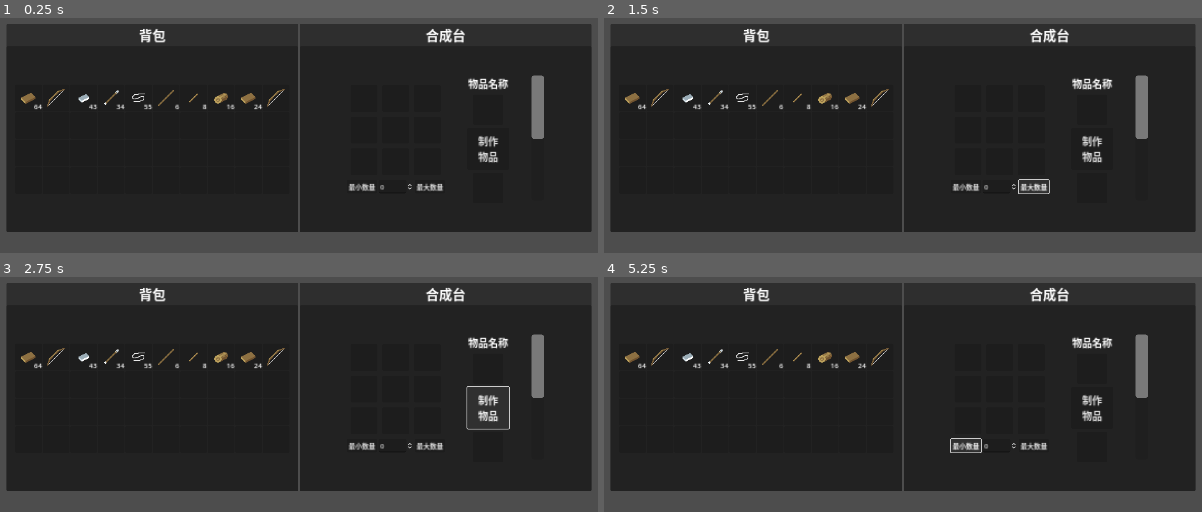
Above: before the commit, frames 1-4 (two rows, left to right).
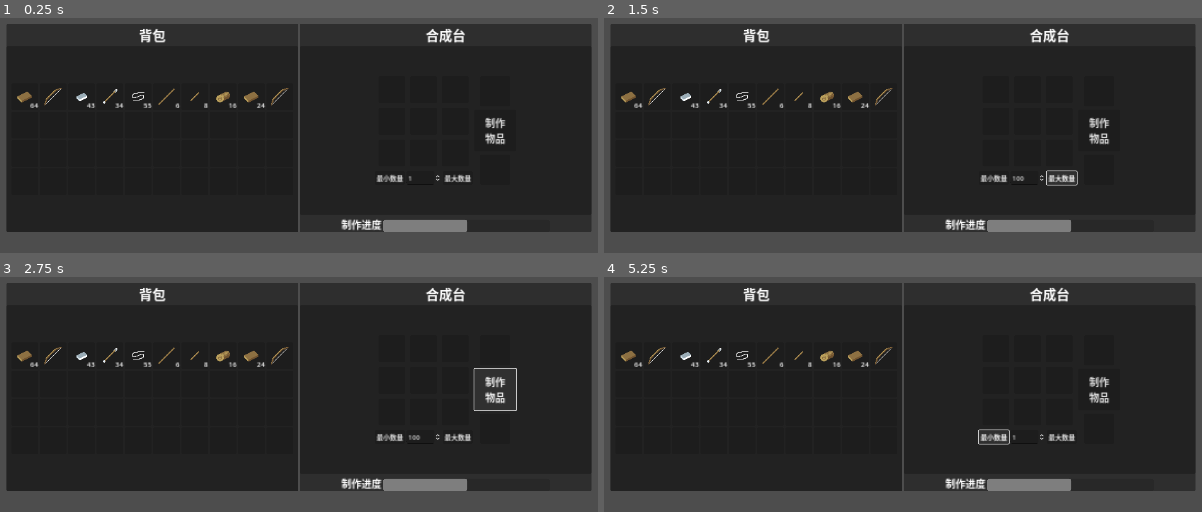
Above: after the commit, the same moments.

Repository: DeerLuuu/Backpack-and-synthesis-system
Game: Godot game, scene res://scene/world/world.tscn
Two runs of this game, one before a commit and one after it. Both use one fixed random seed, a clock stepped at 60 frames per second and the inputs below.
Inputs:
- Up to frame 1 (0.25 s): no input
- Up to frame 2 (1.5 s): click "最小数量" at 0.5 s; click "最大数量" at 1.25 s
- Up to frame 3 (2.75 s): click "制作 物品" at 2 s
- Up to frame 4 (5.25 s): click "最小数量" at 2.75 s; click "最大数量" at 3.5 s; click "制作 物品" at 4.25 s; click "最小数量" at 5 s

The runs differ from the first frame. In frame 1, 3.6% of the frame differs, in the area x 2-91%, y 24-92%; in frame 2, 3.8%; in frame 3, 3.9%; in frame 4, 3.8%.

Commit message:
完善了合成系统的逻辑

Diff:
--- a/project.godot
+++ b/project.godot
@@ -42,3 +42,13 @@
 "events": [Object(InputEventMouseButton,"resource_local_to_scene":false,"resource_name":"","device":-1,"window_id":0,"a …(256 unchanged characters)…
 ]
 }
+inventory={
+"deadzone": 0.5,
+"events": [Object(InputEventKey,"resource_local_to_scene":false,"resource_name":"","device":-1,"window_id":0,"alt_pressed":false,"shift_pressed":false,"ctrl_pressed":false,"meta_pressed":false,"pressed":false,"keycode":0,"physical_keycode":69,"key_label":0,"unicode":101,"location":0,"echo":false,"script":null)
+]
+}
+interact={
+"deadzone": 0.5,
+"events": [Object(InputEventKey,"resource_local_to_scene":false,"resource_name":"","device":-1,"window_id":0,"alt_pressed":false,"shift_pressed":false,"ctrl_pressed":false,"meta_pressed":false,"pressed":false,"keycode":0,"physical_keycode":70,"key_label":0,"unicode":102,"location":0,"echo":false,"script":null)
+]
+}
--- a/scene/ui/slot.gd
+++ b/scene/ui/slot.gd
@@ -68,7 +68,7 @@
 	count_label.hide()
 	count_label.text = ""
 
-func set_slot_panel(_slot : BaseSlot) -> void:
+func set_slot_panel(_slot : BaseSlot = slot) -> void:
 	if _slot.item:
 		if _slot.item.item_texture:
 			slot_texture.texture = _slot.item.item_texture
--- a/scene/world/craft_interface.gd
+++ b/scene/world/craft_interface.gd
@@ -19,7 +19,11 @@
 #region 变量
 var current_craft_table : Dictionary
 @onready var slot_panel_container_9: SlotPanelContainer = %SlotPanelContainer9
-@onready var timer: Timer = $"../../Timer"
+@onready var slot_panel_container_10: SlotPanelContainer = %SlotPanelContainer10
+@onready var craft_button: Button = %CraftButton
+@onready var craft_item_count_spin: SpinBox = %CraftItemCountSpin
+
+var craft_item_count : int = 0
 #endregion
 
 # TODO 合成台UI ===============>虚方法<===============
@@ -32,8 +36,9 @@
 		i.slot_clicked.connect(Global._on_slot_clicked)
 		i.slot_clicked.connect(_on_slot_clicked)
 
-	slot_panel_container_9.slot_clicked.connect(_on_take_slot)
 	slot_panel_container_9.slot_clicked.connect(Global._on_slot_clicked)
+	slot_panel_container_10.slot_clicked.connect(Global._on_slot_clicked)
+	slot_panel_container_10.slot_clicked.connect(_on_slot_clicked)
 
 	Global.craft_table = Global.THREE.craft_table_dic
 	Global.item_table = Global.THREE.item_table_dic
@@ -75,26 +80,49 @@
 		var item_path : String = Global.item_table[item_name]
 
 		var item : BaseItem = load(item_path)
-		if slot_panel_container_9.slot.count >= 1:
-			slot_panel_container_9.slot.count += 1
-			slot_panel_container_9.set_slot_panel(slot_panel_container_9.slot)
+		var slot : BaseSlot = BaseSlot.new()
+		slot.count = 1
+		slot.item = item
+		slot_panel_container_9.slot = slot
+		craft_item_max_value()
+	else :
+		var slot : BaseSlot = BaseSlot.new()
+		slot_panel_container_9.slot = slot
+
+func _on_craft_button_pressed() -> void:
+	if slot_panel_container_9.slot.has_item():
+		for i : SlotPanelContainer in get_children():
+			if i.slot.count > 0:
+				i.slot.count -= craft_item_count
+				i.set_slot_panel()
+
+		if slot_panel_container_10.slot.has_item():
+			slot_panel_container_10.slot.count += craft_item_count
+			slot_panel_container_10.set_slot_panel()
 		else :
-			var slot : BaseSlot = BaseSlot.new()
-			slot.count = 1
-			slot.item = item
-			slot_panel_container_9.slot = slot
+			slot_panel_container_10.slot = slot_panel_container_9.slot.duplicate()
+			slot_panel_container_10.slot.count = craft_item_count
+			slot_panel_container_10.set_slot_panel()
 
+func _on_craft_item_count_spin_value_changed(value: float) -> void:
+	craft_item_count = value
 
-func _on_take_slot(_slot_index : int, mouse_button : int, _backpack : Node) -> void:
-	if mouse_button == 0:
-		if slot_panel_container_9.slot.has_item():
-			for i : SlotPanelContainer in get_children():
-				if i.slot.count > 0:
-					i.slot.count -= 1
-					i.set_slot_panel(i.slot)
+func _on_min_count_button_pressed() -> void:
+	craft_item_count_spin.value = 1
+
+func _on_max_count_button_pressed() -> void:
+	craft_item_count_spin.value = craft_item_count_spin.max_value
 #endregion
 
 # TODO 合成台UI ===============>工具方法<===============
 #region 工具方法
-
+func craft_item_max_value() -> void:
+	var min_number : int = 0
+	for i : SlotPanelContainer in get_children():
+		if i.slot.count > 0:
+			if i.slot.count < min_number and min_number != 0:
+				min_number = i.slot.count
+			else :
+				min_number = i.slot.count
+	craft_item_count_spin.max_value = min_number
 #endregion
--- /dev/null
+++ b/scene/world/ui_hbox_container.gd
@@ -0,0 +1,56 @@
+#--------------------------------------
+# 这个类
+# 类中自定义了
+# 定义了
+#--------------------------------------
+class_name UIGridContainer extends GridContainer
+
+# TODO name ===============>信 号<===============
+#region 信号
+
+#endregion
+
+# TODO name ===============>常 量<===============
+#region 常量
+
+#endregion
+
+# TODO name ===============>变 量<===============
+#region 变量
+@onready var player_backpack_panel: PanelContainer = %PlayerBackpackPanel
+@onready var craft_panel: PanelContainer = %CraftPanel
+
+#endregion
+
+# TODO name ===============>虚方法<===============
+#region 常用的虚方法
+func _init() -> void:
+	pass
+
+func _ready() -> void:
+	pass
+
+func _process(_delta: float) -> void:
+	pass
+
+func _physics_process(_delta: float) -> void:
+	pass
+
+func _input(event: InputEvent) -> void:
+	if event is InputEventKey:
+		if event.is_action_pressed("interact"):
+			craft_panel.visible = ! craft_panel.visible
+
+func _unhandled_input(_event: InputEvent) -> void:
+	pass
+#endregion
+
+# TODO name ===============>信号链接方法<===============
+#region 信号链接方法
+
+#endregion
+
+# TODO name ===============>工具方法<===============
+#region 工具方法
+
+#endregion
--- a/scene/world/world.tscn
+++ b/scene/world/world.tscn
@@ -1,6 +1,7 @@
-[gd_scene load_steps=8 format=3 uid="uid://dhvwas10nxtyt"]
+[gd_scene load_steps=9 format=3 uid="uid://dhvwas10nxtyt"]
 
 [ext_resource type="Script" path="res://scene/world/player_back_interface.gd" id="1_arqyo"]
+[ext_resource type="Script" path="res://scene/world/ui_hbox_container.gd" id="1_eyhpn"]
 [ext_resource type="PackedScene" uid="uid://bw1gfo3lu10ho" path="res://scene/ui/slot.tscn" id="2_1ka24"]
 [ext_resource type="Script" path="res://scene/world/craft_interface.gd" id="2_ska4r"]
 [ext_resource type="Script" path="res://script/base_slot.gd" id="3_iex6h"]
@@ -19,7 +20,7 @@
 
 [node name="UI" type="CanvasLayer" parent="."]
 
-[node name="UIHboxContainer" type="GridContainer" parent="UI"]
+[node name="UIGridContainer" type="GridContainer" parent="UI"]
 anchors_preset = 8
 anchor_left = 0.5
 anchor_top = 0.5
@@ -34,20 +35,22 @@
 size_flags_horizontal = 4
 size_flags_vertical = 4
 columns = 2
-
-[node name="PlayerBackpackPanel" type="PanelContainer" parent="UI/UIHboxContainer"]
+script = ExtResource("1_eyhpn")
+
+[node name="PlayerBackpackPanel" type="PanelContainer" parent="UI/UIGridContainer"]
+unique_name_in_owner = true
 custom_minimum_size = Vector2(700, 500)
 layout_mode = 2
 size_flags_horizontal = 6
 size_flags_vertical = 6
 
-[node name="MarginContainer" type="MarginContainer" parent="UI/UIHboxContainer/PlayerBackpackPanel"]
-layout_mode = 2
-
-[node name="VBoxContainer" type="VBoxContainer" parent="UI/UIHboxContainer/PlayerBackpackPanel/MarginContainer"]
-layout_mode = 2
-
-[node name="PlayerBbackpackTitle" type="Label" parent="UI/UIHboxContainer/PlayerBackpackPanel/MarginContainer/VBoxContainer"]
+[node name="MarginContainer" type="MarginContainer" parent="UI/UIGridContainer/PlayerBackpackPanel"]
+layout_mode = 2
+
+[node name="VBoxContainer" type="VBoxContainer" parent="UI/UIGridContainer/PlayerBackpackPanel/MarginContainer"]
+layout_mode = 2
+
+[node name="PlayerBbackpackTitle" type="Label" parent="UI/UIGridContainer/PlayerBackpackPanel/MarginContainer/VBoxContainer"]
 layout_mode = 2
 size_flags_vertical = 0
 text = "背包"
@@ -55,32 +58,33 @@
 horizontal_alignment = 1
 vertical_alignment = 1
 
-[node name="PlayerBackBG" type="PanelContainer" parent="UI/UIHboxContainer/PlayerBackpackPanel/MarginContainer/VBoxContainer"]
+[node name="PlayerBackBG" type="PanelContainer" parent="UI/UIGridContainer/PlayerBackpackPanel/MarginContainer/VBoxContainer"]
 layout_mode = 2
 size_flags_vertical = 3
 
-[node name="PlayerBackInterface" type="GridContainer" parent="UI/UIHboxContainer/PlayerBackpackPanel/MarginContainer/VBoxContainer/PlayerBackBG"]
-layout_mode = 2
-size_flags_horizontal = 4
-size_flags_vertical = 4
-theme_override_constants/h_separation = 2
-theme_override_constants/v_separation = 2
+[node name="PlayerBackInterface" type="GridContainer" parent="UI/UIGridContainer/PlayerBackpackPanel/MarginContainer/VBoxContainer/PlayerBackBG"]
+layout_mode = 2
+size_flags_horizontal = 4
+size_flags_vertical = 4
+theme_override_constants/h_separation = 4
+theme_override_constants/v_separation = 4
 columns = 10
 script = ExtResource("1_arqyo")
 
-[node name="CraftPanel" type="PanelContainer" parent="UI/UIHboxContainer"]
+[node name="CraftPanel" type="PanelContainer" parent="UI/UIGridContainer"]
+unique_name_in_owner = true
 custom_minimum_size = Vector2(700, 500)
 layout_mode = 2
 size_flags_horizontal = 6
 size_flags_vertical = 6
 
-[node name="MarginContainer" type="MarginContainer" parent="UI/UIHboxContainer/CraftPanel"]
-layout_mode = 2
-
-[node name="VBoxContainer" type="VBoxContainer" parent="UI/UIHboxContainer/CraftPanel/MarginContainer"]
-layout_mode = 2
-
-[node name="CraftTitle" type="Label" parent="UI/UIHboxContainer/CraftPanel/MarginContainer/VBoxContainer"]
+[node name="MarginContainer" type="MarginContainer" parent="UI/UIGridContainer/CraftPanel"]
+layout_mode = 2
+
+[node name="VBoxContainer" type="VBoxContainer" parent="UI/UIGridContainer/CraftPanel/MarginContainer"]
+layout_mode = 2
+
+[node name="CraftTitle" type="Label" parent="UI/UIGridContainer/CraftPanel/MarginContainer/VBoxContainer"]
 layout_mode = 2
 size_flags_vertical = 0
 text = "合成台"
@@ -88,25 +92,25 @@
 horizontal_alignment = 1
 vertical_alignment = 1
 
-[node name="CraftBG" type="PanelContainer" parent="UI/UIHboxContainer/CraftPanel/MarginContainer/VBoxContainer"]
+[node name="CraftBG" type="PanelContainer" parent="UI/UIGridContainer/CraftPanel/MarginContainer/VBoxContainer"]
 layout_mode = 2
 size_flags_vertical = 3
 
-[node name="Timer" type="Timer" parent="UI/UIHboxContainer/CraftPanel/MarginContainer/VBoxContainer/CraftBG"]
+[node name="Timer" type="Timer" parent="UI/UIGridContainer/CraftPanel/MarginContainer/VBoxContainer/CraftBG"]
 wait_time = 0.1
 
-[node name="HBoxContainer" type="HBoxContainer" parent="UI/UIHboxContainer/CraftPanel/MarginContainer/VBoxContainer/CraftBG"]
-layout_mode = 2
-size_flags_horizontal = 4
-size_flags_vertical = 4
-
-[node name="VBoxContainer" type="VBoxContainer" parent="UI/UIHboxContainer/CraftPanel/MarginContainer/VBoxContainer/CraftBG/HBoxContainer"]
+[node name="HBoxContainer" type="HBoxContainer" parent="UI/UIGridContainer/CraftPanel/MarginContainer/VBoxContainer/CraftBG"]
+layout_mode = 2
+size_flags_horizontal = 4
+size_flags_vertical = 4
+
+[node name="VBoxContainer" type="VBoxContainer" parent="UI/UIGridContainer/CraftPanel/MarginContainer/VBoxContainer/CraftBG/HBoxContainer"]
 layout_mode = 2
 size_flags_horizontal = 4
 size_flags_vertical = 4
 theme_override_constants/separation = 12
 
-[node name="CraftInterface" type="GridContainer" parent="UI/UIHboxContainer/CraftPanel/MarginContainer/VBoxContainer/CraftBG/HBoxContainer/VBoxContainer"]
+[node name="CraftInterface" type="GridContainer" parent="UI/UIGridContainer/CraftPanel/MarginContainer/VBoxContainer/CraftBG/HBoxContainer/VBoxContainer"]
 layout_mode = 2
 size_flags_horizontal = 4
 size_flags_vertical = 4
@@ -115,76 +119,75 @@
 columns = 3
 script = ExtResource("2_ska4r")
 
-[node name="SlotPanelContainer0" parent="UI/UIHboxContainer/CraftPanel/MarginContainer/VBoxContainer/CraftBG/HBoxContainer/VBoxContainer/CraftInterface" instance=ExtResource("2_1ka24")]
-unique_name_in_owner = true
-layout_mode = 2
-
-[node name="SlotPanelContainer1" parent="UI/UIHboxContainer/CraftPanel/MarginContainer/VBoxContainer/CraftBG/HBoxContainer/VBoxContainer/CraftInterface" instance=ExtResource("2_1ka24")]
-unique_name_in_owner = true
-layout_mode = 2
-
-[node name="SlotPanelContainer2" parent="UI/UIHboxContainer/CraftPanel/MarginContainer/VBoxContainer/CraftBG/HBoxContainer/VBoxContainer/CraftInterface" instance=ExtResource("2_1ka24")]
-unique_name_in_owner = true
-layout_mode = 2
-
-[node name="SlotPanelContainer3" parent="UI/UIHboxContainer/CraftPanel/MarginContainer/VBoxContainer/CraftBG/HBoxContainer/VBoxContainer/CraftInterface" instance=ExtResource("2_1ka24")]
-unique_name_in_owner = true
-layout_mode = 2
-
-[node name="SlotPanelContainer4" parent="UI/UIHboxContainer/CraftPanel/MarginContainer/VBoxContainer/CraftBG/HBoxContainer/VBoxContainer/CraftInterface" instance=ExtResource("2_1ka24")]
-unique_name_in_owner = true
-layout_mode = 2
-
-[node name="SlotPanelContainer5" parent="UI/UIHboxContainer/CraftPanel/MarginContainer/VBoxContainer/CraftBG/HBoxContainer/VBoxContainer/CraftInterface" instance=ExtResource("2_1ka24")]
-unique_name_in_owner = true
-layout_mode = 2
-
-[node name="SlotPanelContainer6" parent="UI/UIHboxContainer/CraftPanel/MarginContainer/VBoxContainer/CraftBG/HBoxContainer/VBoxContainer/CraftInterface" instance=ExtResource("2_1ka24")]
-unique_name_in_owner = true
-layout_mode = 2
-
-[node name="SlotPanelContainer7" parent="UI/UIHboxContainer/CraftPanel/MarginContainer/VBoxContainer/CraftBG/HBoxContainer/VBoxContainer/CraftInterface" instance=ExtResource("2_1ka24")]
-unique_name_in_owner = true
-layout_mode = 2
-
-[node name="SlotPanelContainer8" parent="UI/UIHboxContainer/CraftPanel/MarginContainer/VBoxContainer/CraftBG/HBoxContainer/VBoxContainer/CraftInterface" instance=ExtResource("2_1ka24")]
-unique_name_in_owner = true
-layout_mode = 2
-
-[node name="HBoxContainer" type="HBoxContainer" parent="UI/UIHboxContainer/CraftPanel/MarginContainer/VBoxContainer/CraftBG/HBoxContainer/VBoxContainer"]
-layout_mode = 2
-
-[node name="Button2" type="Button" parent="UI/UIHboxContainer/CraftPanel/MarginContainer/VBoxContainer/CraftBG/HBoxContainer/VBoxContainer/HBoxContainer"]
+[node name="SlotPanelContainer0" parent="UI/UIGridContainer/CraftPanel/MarginContainer/VBoxContainer/CraftBG/HBoxContainer/VBoxContainer/CraftInterface" instance=ExtResource("2_1ka24")]
+unique_name_in_owner = true
+layout_mode = 2
+
+[node name="SlotPanelContainer1" parent="UI/UIGridContainer/CraftPanel/MarginContainer/VBoxContainer/CraftBG/HBoxContainer/VBoxContainer/CraftInterface" instance=ExtResource("2_1ka24")]
+unique_name_in_owner = true
+layout_mode = 2
+
+[node name="SlotPanelContainer2" parent="UI/UIGridContainer/CraftPanel/MarginContainer/VBoxContainer/CraftBG/HBoxContainer/VBoxContainer/CraftInterface" instance=ExtResource("2_1ka24")]
+unique_name_in_owner = true
+layout_mode = 2
+
+[node name="SlotPanelContainer3" parent="UI/UIGridContainer/CraftPanel/MarginContainer/VBoxContainer/CraftBG/HBoxContainer/VBoxContainer/CraftInterface" instance=ExtResource("2_1ka24")]
+unique_name_in_owner = true
+layout_mode = 2
+
+[node name="SlotPanelContainer4" parent="UI/UIGridContainer/CraftPanel/MarginContainer/VBoxContainer/CraftBG/HBoxContainer/VBoxContainer/CraftInterface" instance=ExtResource("2_1ka24")]
+unique_name_in_owner = true
+layout_mode = 2
+
+[node name="SlotPanelContainer5" parent="UI/UIGridContainer/CraftPanel/MarginContainer/VBoxContainer/CraftBG/HBoxContainer/VBoxContainer/CraftInterface" instance=ExtResource("2_1ka24")]
+unique_name_in_owner = true
+layout_mode = 2
+
+[node name="SlotPanelContainer6" parent="UI/UIGridContainer/CraftPanel/MarginContainer/VBoxContainer/CraftBG/HBoxContainer/VBoxContainer/CraftInterface" instance=ExtResource("2_1ka24")]
+unique_name_in_owner = true
+layout_mode = 2
+
+[node name="SlotPanelContainer7" parent="UI/UIGridContainer/CraftPanel/MarginContainer/VBoxContainer/CraftBG/HBoxContainer/VBoxContainer/CraftInterface" instance=ExtResource("2_1ka24")]
+unique_name_in_owner = true
+layout_mode = 2
+
+[node name="SlotPanelContainer8" parent="UI/UIGridContainer/CraftPanel/MarginContainer/VBoxContainer/CraftBG/HBoxContainer/VBoxContainer/CraftInterface" instance=ExtResource("2_1ka24")]
+unique_name_in_owner = true
+layout_mode = 2
+
+[node name="HBoxContainer" type="HBoxContainer" parent="UI/UIGridContainer/CraftPanel/MarginContainer/VBoxContainer/CraftBG/HBoxContainer/VBoxContainer"]
+layout_mode = 2
+
+[node name="MinCountButton" type="Button" parent="UI/UIGridContainer/CraftPanel/MarginContainer/VBoxContainer/CraftBG/HBoxContainer/VBoxContainer/HBoxContainer"]
+unique_name_in_owner = true
 layout_mode = 2
 text = "最小数量"
 
-[node name="SpinBox" type="SpinBox" parent="UI/UIHboxContainer/CraftPanel/MarginContainer/VBoxContainer/CraftBG/HBoxContainer/VBoxContainer/HBoxContainer"]
-layout_mode = 2
-size_flags_horizontal = 4
-
-[node name="Button" type="Button" parent="UI/UIHboxContainer/CraftPanel/MarginContainer/VBoxContainer/CraftBG/HBoxContainer/VBoxContainer/HBoxContainer"]
+[node name="CraftItemCountSpin" type="SpinBox" parent="UI/UIGridContainer/CraftPanel/MarginContainer/VBoxContainer/CraftBG/HBoxContainer/VBoxContainer/HBoxContainer"]
+unique_name_in_owner = true
+layout_mode = 2
+size_flags_horizontal = 4
+value = 1.0
+
+[node name="MaxCountButton" type="Button" parent="UI/UIGridContainer/CraftPanel/MarginContainer/VBoxContainer/CraftBG/HBoxContainer/VBoxContainer/HBoxContainer"]
+unique_name_in_owner = true
 layout_mode = 2
 text = "最大数量"
 
-[node name="VBoxContainer2" type="VBoxContainer" parent="UI/UIHboxContainer/CraftPanel/MarginContainer/VBoxContainer/CraftBG/HBoxContainer"]
-layout_mode = 2
+[node name="VBoxContainer2" type="VBoxContainer" parent="UI/UIGridContainer/CraftPanel/MarginContainer/VBoxContainer/CraftBG/HBoxContainer"]
+layout_mode = 2
+size_flags_vertical = 4
 theme_override_constants/separation = 8
 
-[node name="Label" type="Label" parent="UI/UIHboxContainer/CraftPanel/MarginContainer/VBoxContainer/CraftBG/HBoxContainer/VBoxContainer2"]
-custom_minimum_size = Vector2(200, 0)
-layout_mode = 2
-text = "物品名称"
-label_settings = SubResource("LabelSettings_djfhs")
-horizontal_alignment = 1
-vertical_alignment = 1
-
-[node name="SlotPanelContainer9" parent="UI/UIHboxContainer/CraftPanel/MarginContainer/VBoxContainer/CraftBG/HBoxContainer/VBoxContainer2" instance=ExtResource("2_1ka24")]
+[node name="SlotPanelContainer9" parent="UI/UIGridContainer/CraftPanel/MarginContainer/VBoxContainer/CraftBG/HBoxContainer/VBoxContainer2" instance=ExtResource("2_1ka24")]
 unique_name_in_owner = true
 custom_minimum_size = Vector2(72, 72)
 layout_mode = 2
 size_flags_horizontal = 4
-
-[node name="Button" type="Button" parent="UI/UIHboxContainer/CraftPanel/MarginContainer/VBoxContainer/CraftBG/HBoxContainer/VBoxContainer2"]
+mouse_filter = 2
+
+[node name="CraftButton" type="Button" parent="UI/UIGridContainer/CraftPanel/MarginContainer/VBoxContainer/CraftBG/HBoxContainer/VBoxContainer2"]
+unique_name_in_owner = true
 custom_minimum_size = Vector2(100, 100)
 layout_mode = 2
 size_flags_horizontal = 4
@@ -193,19 +196,32 @@
 text = "制作
 物品"
 
-[node name="SlotPanelContainer2" parent="UI/UIHboxContainer/CraftPanel/MarginContainer/VBoxContainer/CraftBG/HBoxContainer/VBoxContainer2" instance=ExtResource("2_1ka24")]
+[node name="SlotPanelContainer10" parent="UI/UIGridContainer/CraftPanel/MarginContainer/VBoxContainer/CraftBG/HBoxContainer/VBoxContainer2" instance=ExtResource("2_1ka24")]
+unique_name_in_owner = true
 custom_minimum_size = Vector2(72, 72)
 layout_mode = 2
 size_flags_horizontal = 4
 
-[node name="ProgressBar" type="ProgressBar" parent="UI/UIHboxContainer/CraftPanel/MarginContainer/VBoxContainer/CraftBG/HBoxContainer"]
-custom_minimum_size = Vector2(30, 300)
-layout_mode = 2
+[node name="HBoxContainer" type="HBoxContainer" parent="UI/UIGridContainer/CraftPanel/MarginContainer/VBoxContainer"]
+layout_mode = 2
+size_flags_horizontal = 4
+
+[node name="Label" type="Label" parent="UI/UIGridContainer/CraftPanel/MarginContainer/VBoxContainer/HBoxContainer"]
+layout_mode = 2
+text = "制作进度"
+label_settings = SubResource("LabelSettings_4x2n7")
+horizontal_alignment = 1
+vertical_alignment = 1
+
+[node name="ProgressBar" type="ProgressBar" parent="UI/UIGridContainer/CraftPanel/MarginContainer/VBoxContainer/HBoxContainer"]
+custom_minimum_size = Vector2(400, 30)
+layout_mode = 2
+size_flags_horizontal = 4
+size_flags_vertical = 8
 value = 50.0
-fill_mode = 2
 show_percentage = false
 
-[node name="OtherBackpackPanel" type="PanelContainer" parent="UI/UIHboxContainer"]
+[node name="OtherBackpackPanel" type="PanelContainer" parent="UI/UIGridContainer"]
 visible = false
 custom_minimum_size = Vector2(700, 500)
 layout_mode = 2
@@ -218,4 +234,8 @@
 self_modulate = Color(1, 1, 1, 0)
 slot = SubResource("Resource_t2qji")
 
-[connection signal="timeout" from="UI/UIHboxContainer/CraftPanel/MarginContainer/VBoxContainer/CraftBG/Timer" to="UI/UIHboxContainer/CraftPanel/MarginContainer/VBoxContainer/CraftBG/HBoxContainer/VBoxContainer/CraftInterface" method="_on_timer_timeout"]
+[connection signal="timeout" from="UI/UIGridContainer/CraftPanel/MarginContainer/VBoxContainer/CraftBG/Timer" to="UI/UIGridContainer/CraftPanel/MarginContainer/VBoxContainer/CraftBG/HBoxContainer/VBoxContainer/CraftInterface" method="_on_timer_timeout"]
+[connection signal="pressed" from="UI/UIGridContainer/CraftPanel/MarginContainer/VBoxContainer/CraftBG/HBoxContainer/VBoxContainer/HBoxContainer/MinCountButton" to="UI/UIGridContainer/CraftPanel/MarginContainer/VBoxContainer/CraftBG/HBoxContainer/VBoxContainer/CraftInterface" method="_on_min_count_button_pressed"]
+[connection signal="value_changed" from="UI/UIGridContainer/CraftPanel/MarginContainer/VBoxContainer/CraftBG/HBoxContainer/VBoxContainer/HBoxContainer/CraftItemCountSpin" to="UI/UIGridContainer/CraftPanel/MarginContainer/VBoxContainer/CraftBG/HBoxContainer/VBoxContainer/CraftInterface" method="_on_craft_item_count_spin_value_changed"]
+[connection signal="pressed" from="UI/UIGridContainer/CraftPanel/MarginContainer/VBoxContainer/CraftBG/HBoxContainer/VBoxContainer/HBoxContainer/MaxCountButton" to="UI/UIGridContainer/CraftPanel/MarginContainer/VBoxContainer/CraftBG/HBoxContainer/VBoxContainer/CraftInterface" method="_on_max_count_button_pressed"]
+[connection signal="pressed" from="UI/UIGridContainer/CraftPanel/MarginContainer/VBoxContainer/CraftBG/HBoxContainer/VBoxContainer2/CraftButton" to="UI/UIGridContainer/CraftPanel/MarginContainer/VBoxContainer/CraftBG/HBoxContainer/VBoxContainer/CraftInterface" method="_on_craft_button_pressed"]
Not shown: 1 places in scene/world/world.tscn that only renumber resources
